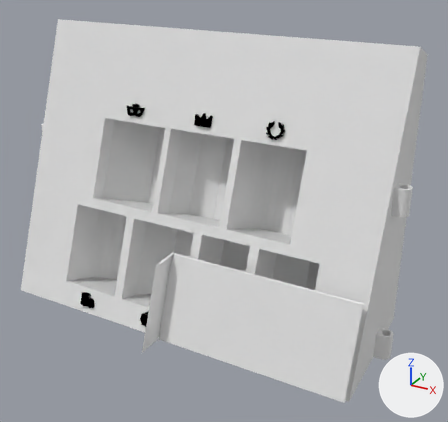
Before and after pictures for a commit that changed the Blender file 3d/coffer/coffer.blend.
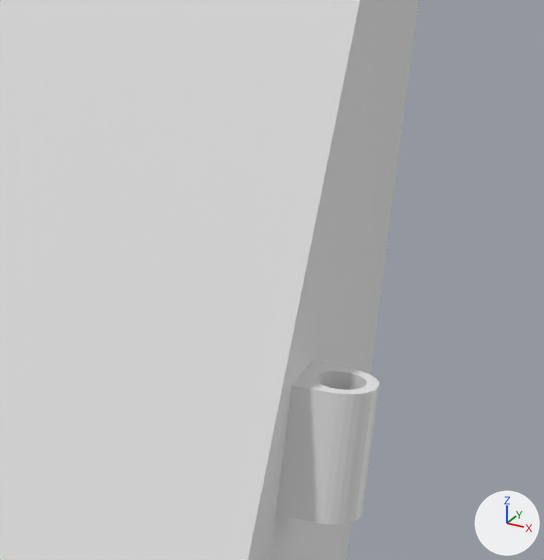
There are two pictures of each version: one whole from a 50 mm camera at (0.1069, -0.1772, 0.1288) aimed at (0.0124, -0.0054, 0.0429), one close up on the part from 74% to 100% of the width and 25% to 53% of the height. The axes (+X, +Y, +Z) are drawn at lower right. The lights are the same throughout. The last two pictures show the newer version.

The older version as bpy lines, for what is in view:
```python
ob_body = bpy.data.objects.new('Body', me_cube)
ob_body.location = (0.0, 0.02336, 0.0)
ob_door_upper_hinge_bar = bpy.data.objects.new('Door upper hinge bar', me_cube_013)
ob_door_upper_hinge_bar.parent = ob_right_door
ob_door_upper_hinge_bar.location = (0.0708, 0.0, 0.064)
ob_door_upper_hinge_bar.scale = (0.00145, 0.006, 0.00145)
ob_door_upper_hinge_rod = bpy.data.objects.new('Door upper hinge rod', me_cylinder_010)
ob_door_upper_hinge_rod.parent = ob_right_door
ob_door_upper_hinge_rod.location = (0.0708, 0.0, 0.064)
ob_door_upper_hinge_rod.scale = (0.00145, 0.00145, 0.005)
```
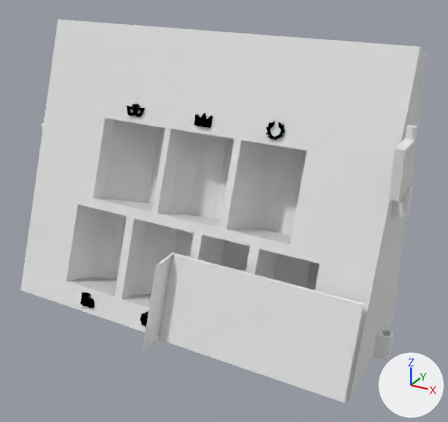
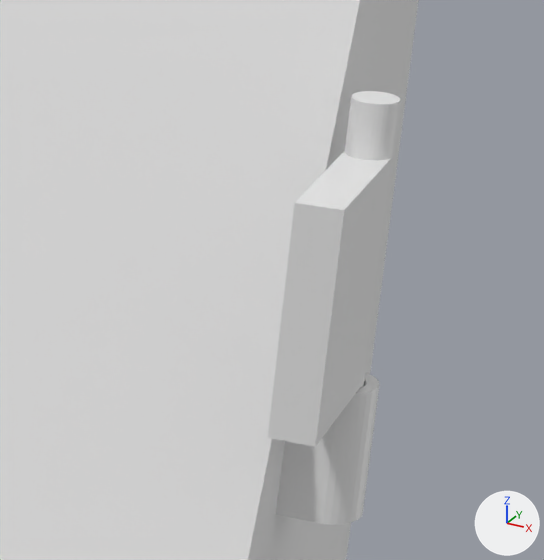
Commit message: Tweak the coffer 3d model for easier printing

Patch to the scene script:
```diff
--- a/3d/coffer/coffer.blend.py
+++ b/3d/coffer/coffer.blend.py
@@ ob_door_upper_hinge_bar @@
 ob_door_upper_hinge_bar.scale = (0.00145, 0.006, 0.00145)
-ob_door_upper_hinge_bar.hide_set(True)  # its collection is switched off
@@ ob_door_upper_hinge_rod @@
 ob_door_upper_hinge_rod.scale = (0.00145, 0.00145, 0.005)
-ob_door_upper_hinge_rod.hide_set(True)  # its collection is switched off
```

Boxes (x1, y1, x2, y2) around the edits, measured in the close-ups (544 x 560 px):
'Door upper hinge bar', shown
    after: (268, 151, 393, 447)
'Door upper hinge rod', shown
    after: (345, 91, 400, 388)
